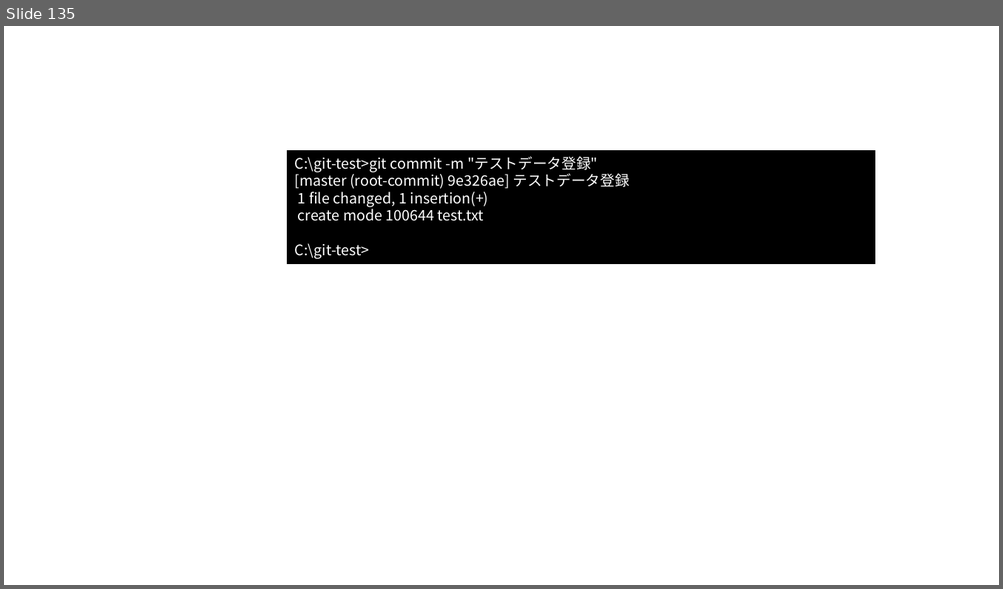
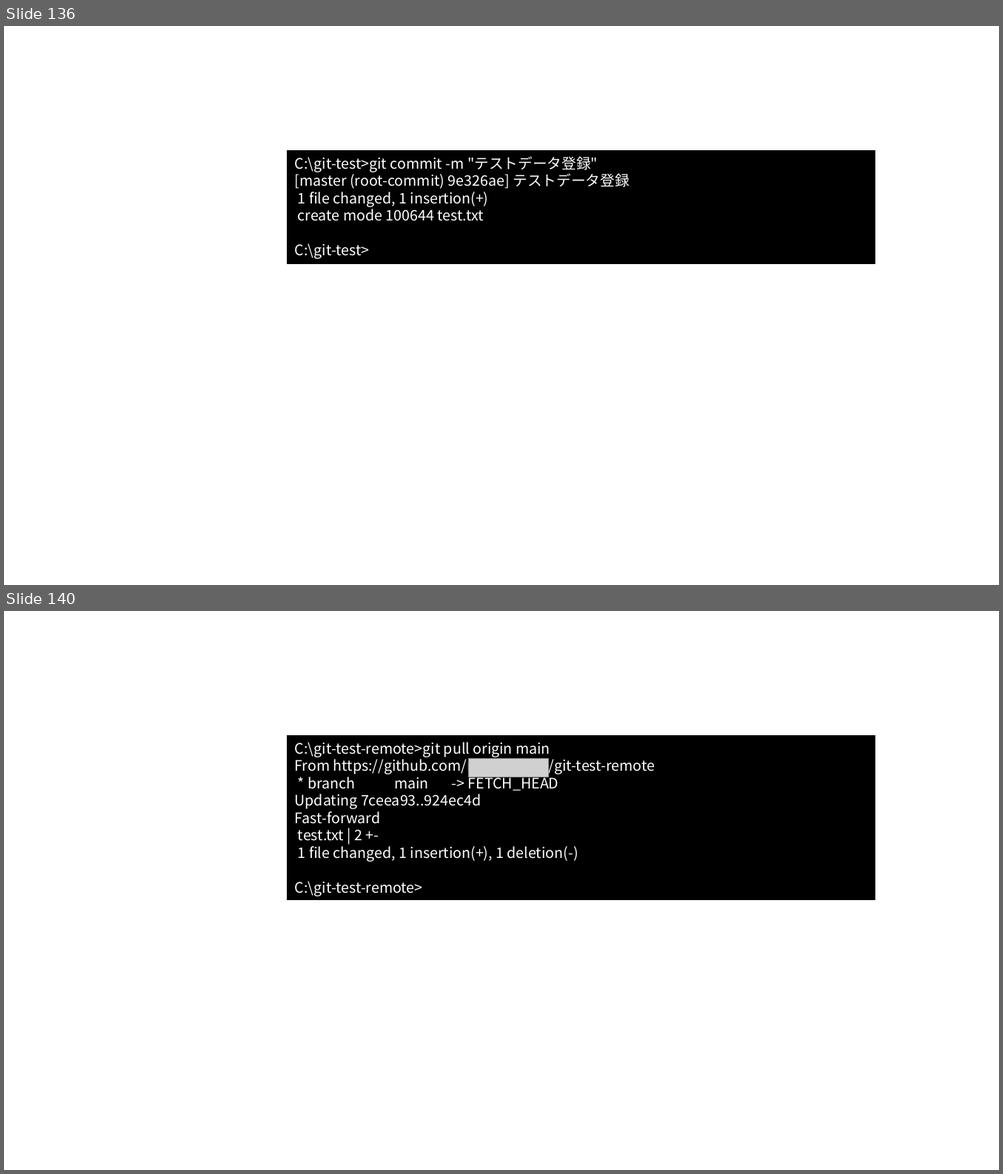
Before and after one commit to nishida2073/ai_navive, a slide deck: 01_テキスト/Git入門_図.pptx. Shown one above the other, each under a label of ours: slide 135 before the commit, slides 136 and 140 after it; the slides between them are not shown. The pictures are 1003x589 and 1003x1174 pixels, drawn with LibreOffice and Linux fonts; fonts in the diff are those of the drawing; grey boxes stand for pictures. Boxes give left, top, right and bottom in pixels: in the first picture for what was removed or moved away, otherwise in the second. Text is boxed around its words. In the diff, an @@ line names an element or a change of style, - is before the commit and + after.

```diff
--- a/01_テキスト/Git入門_図.pptx
+++ b/01_テキスト/Git入門_図.pptx
@@ slide 140 added at [4,611,999,1170], background #FFFFFF @@
@@ rectangle added at [287,735,875,900], fill #000000, outline #000000 1 pt, 14 pt, text #FFFFFF @@
+C:\git-test-remote>git pull origin main
+From https://github.com/nishida2073/git-test-remote
+* branch main -> FETCH_HEAD
+Updating 7ceea93..924ec4d
+Fast-forward
+test.txt | 2 +-
+1 file changed, 1 insertion(+), 1 deletion(-)
+C:\git-test-remote>
@@ picture added at [468,759,548,777] @@
@@ what was slide 135 is now slide 136 @@
```
Also in this commit, not shown: 5 slides changed, 8 other slides added, 2 slides removed, 1 other file.
